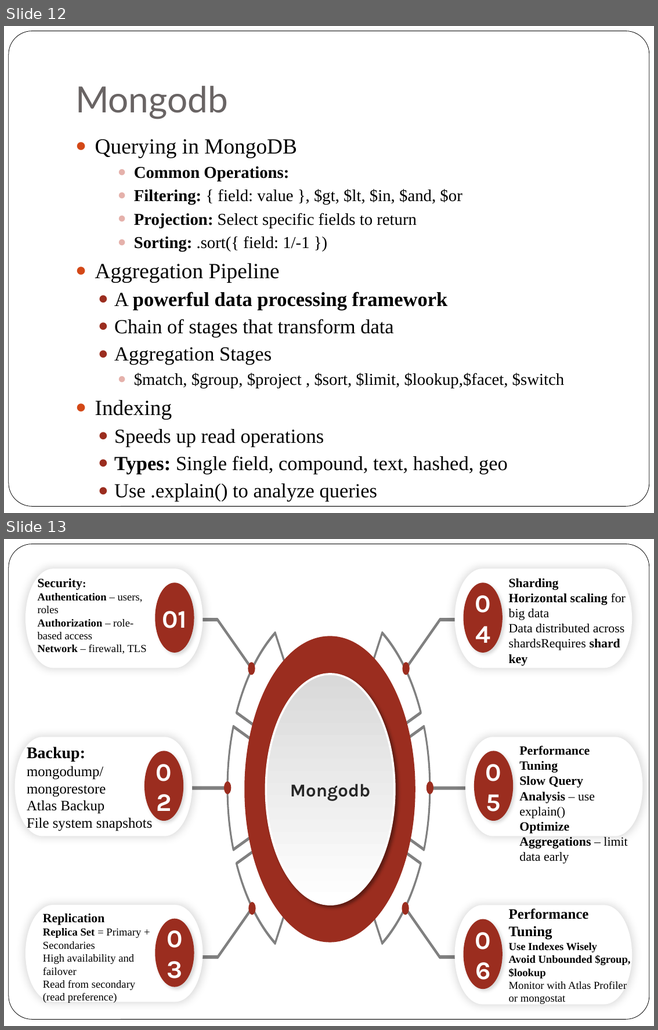
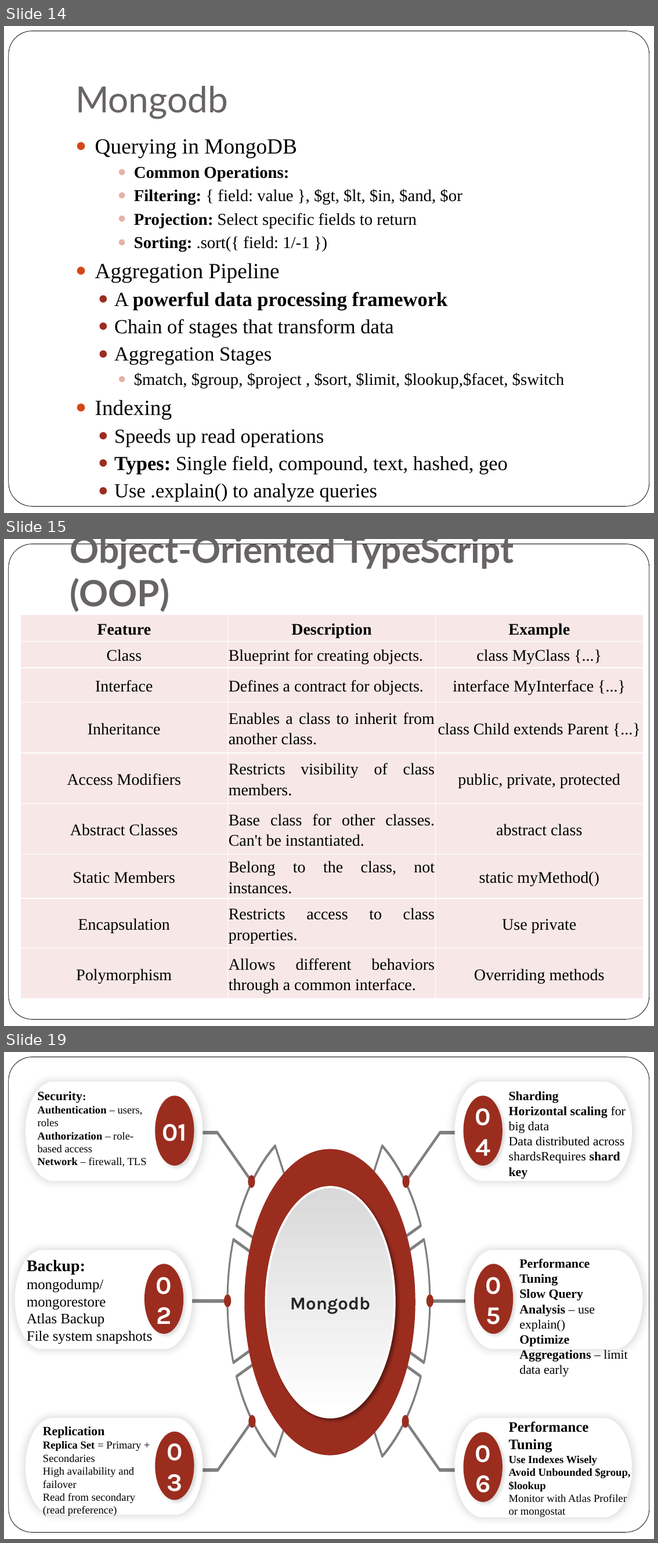
Before and after one commit to rosemarythomas994/VueR-assignment, a slide deck: Presentation Assignment.pptx. Shown one above the other, each under a label of ours: slides 12 and 13 before the commit, slides 14, 15 and 19 after it; the slides between them are not shown. The pictures are 658x1030 and 658x1543 pixels, drawn with LibreOffice and Linux fonts; fonts in the diff are those of the drawing. Boxes give left, top, right and bottom in pixels: in the first picture for what was removed or moved away, otherwise in the second. Text is boxed around its words. In the diff, an @@ line names an element or a change of style, - is before the commit and + after.

```diff
--- a/Presentation Assignment.pptx
+++ b/Presentation Assignment.pptx
@@ slide 15 added at bbox=[4, 539, 654, 1026], background #FFFFFF; not listed: 1 template element that a slide beside it also shows @@
@@ title added at bbox=[70, 539, 514, 612], 40 pt, text #696464, bold @@
+Object-Oriented TypeScript (OOP)
@@ table added at bbox=[20, 615, 642, 1000], 9 rows, 3 columns @@
+Feature | Description | Example
+Class | Blueprint for creating objects. | class MyClass {...}
+Interface | Defines a contract for objects. | interface MyInterface {...}
+Inheritance | Enables a class to inherit from another class. | class Child extends Parent {...}
+Access Modifiers | Restricts visibility of class members. | public, private, protected
+Abstract Classes | Base class for other classes. Can't be instantiated. | abstract class
+Static Members | Belong to the class, not instances. | static myMethod()
+Encapsulation | Restricts access to class properties. | Use private
+Polymorphism | Allows different behaviors through a common interface. | Overriding methods
@@ what was slide 12 is now slide 14 @@
@@ what was slide 13 is now slide 19 @@
```
Also in this commit, not shown: 1 slide changed, 5 other slides added, 1 slide removed, 41 other files.
